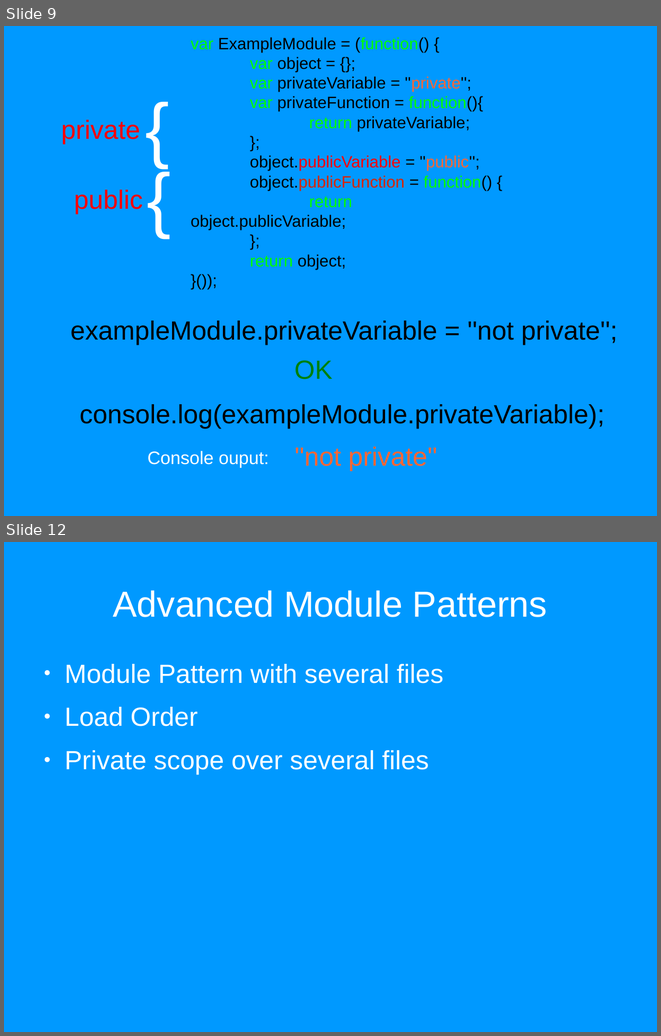
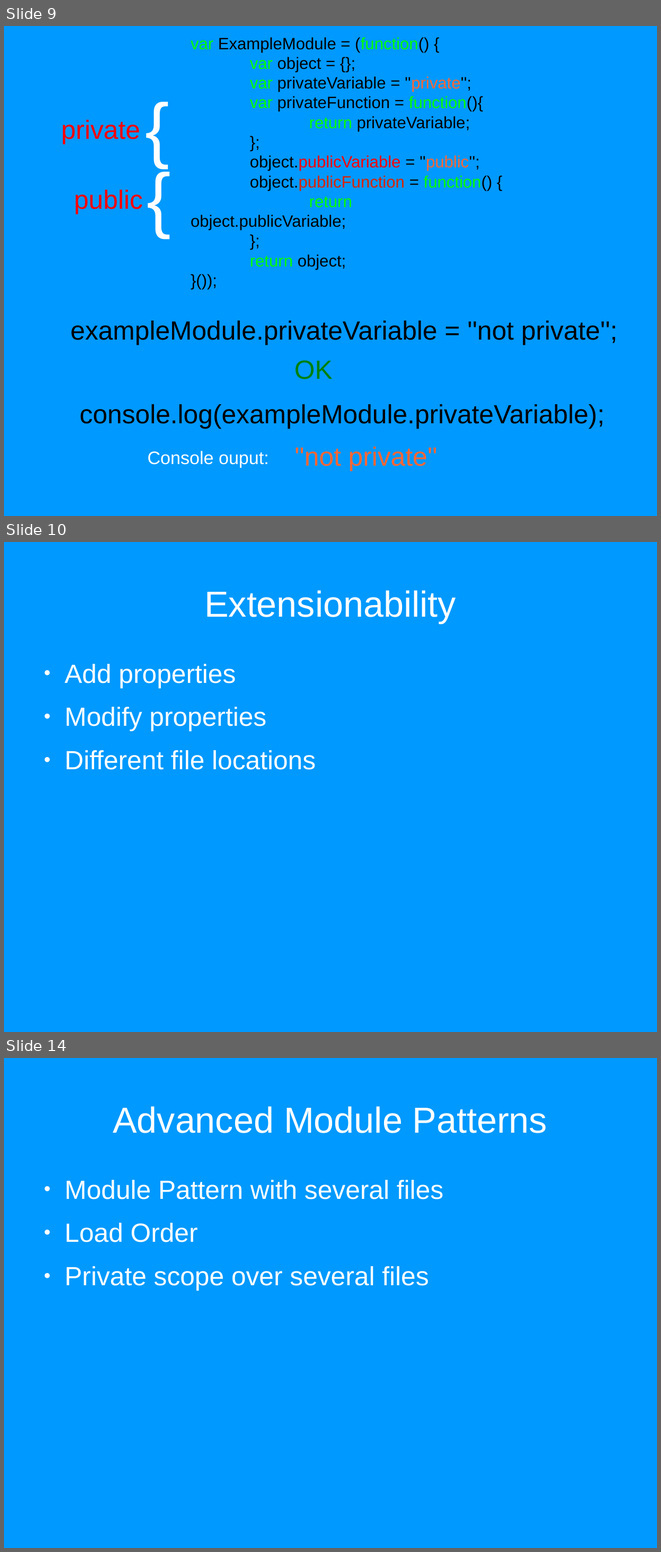
Before and after one commit to sattler/javascript-seminar-2015, a slide deck: presentation/Presentation.odp. Shown one above the other, each under a label of ours: slides 9 and 12 before the commit, slides 9, 10 and 14 after it; the slides between them are not shown. The pictures are 661x1036 and 661x1552 pixels, drawn with LibreOffice and Linux fonts; fonts in the diff are those of the drawing. Boxes give left, top, right and bottom in pixels: in the first picture for what was removed or moved away, otherwise in the second. Text is boxed around its words. In the diff, an @@ line names an element or a change of style, - is before the commit and + after.

```diff
--- a/presentation/Presentation.odp
+++ b/presentation/Presentation.odp
@@ slide 10 added at [4,542,657,1032], background #0099FF @@
@@ title added at [204,590,456,624], 44 pt, text #FFFFFF @@
+Extensionability
@@ text added at [64,664,316,770], 32 pt, text #FFFFFF @@
+● Add properties
+● Modify properties
+● Different file locations
@@ what was slide 12 is now slide 14 @@
```
Also in this commit, not shown: 3 slides changed, 3 other slides added, 2 slides removed.
